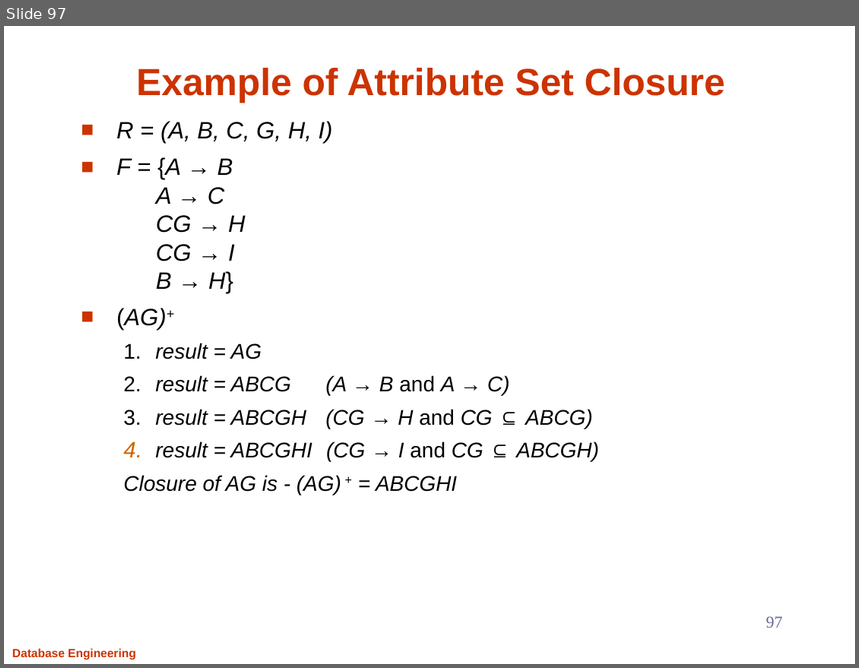
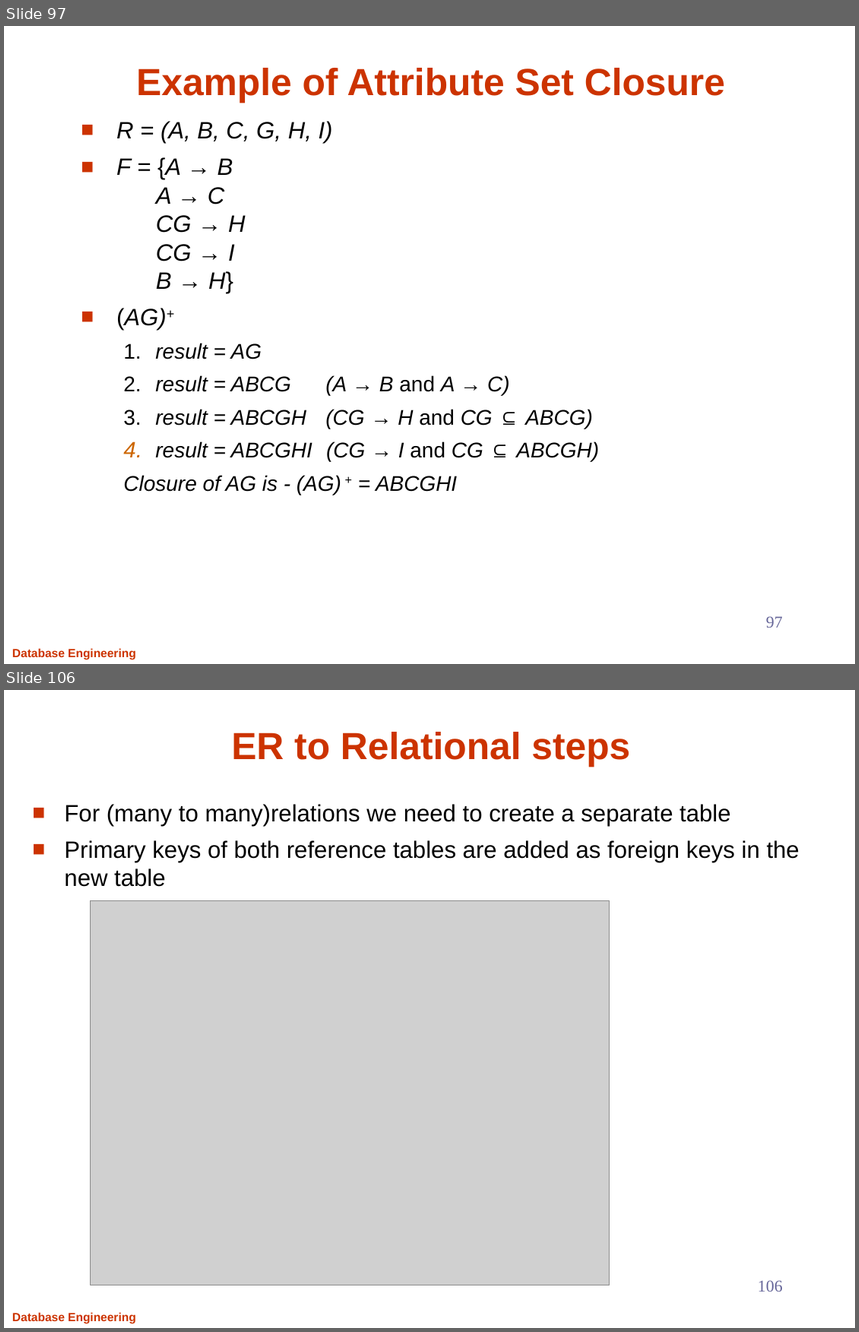
Before and after one commit to Aashishsharma/Learnings, a slide deck: RDBMS/DB.pptx. Shown one above the other, each under a label of ours: slide 97 before the commit, slides 97 and 106 after it; the slides between them are not shown. The pictures are 859x668 and 859x1332 pixels, drawn with LibreOffice and Linux fonts; fonts in the diff are those of the drawing; grey boxes stand for pictures. Boxes give left, top, right and bottom in pixels: in the first picture for what was removed or moved away, otherwise in the second. Text is boxed around its words. In the diff, an @@ line names an element or a change of style, - is before the commit and + after.

```diff
--- a/RDBMS/DB.pptx
+++ b/RDBMS/DB.pptx
@@ slide 106 added at bbox=[4, 690, 855, 1328], background #FFFFFF; not listed: 1 template element that a slide beside it also shows @@
@@ title added at bbox=[231, 732, 630, 767], 32 pt, text #CC3300, bold @@
+ER to Relational steps
@@ text added at bbox=[64, 804, 800, 887], 20 pt, text #000000 @@
+■ For (many to many)relations we need to create a separate table
+■ Primary keys of both reference tables are added as foreign keys in the new table
@@ picture added at bbox=[91, 901, 610, 1286] @@
@@ page number added at bbox=[758, 1281, 783, 1292], 14 pt, text #666699 @@
+106
```
Also in this commit, not shown: 6 slides changed, 4 other slides added.
